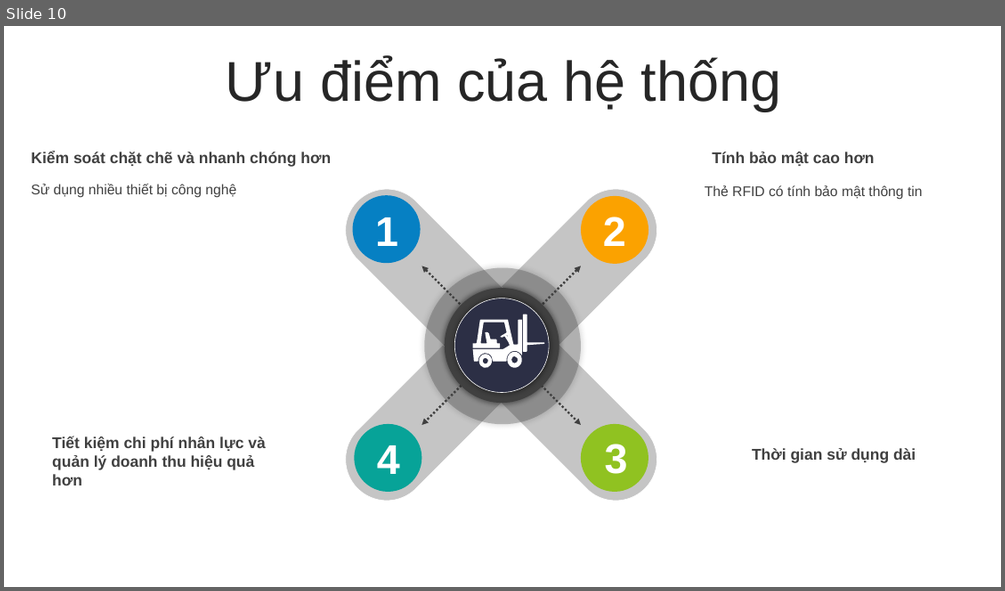
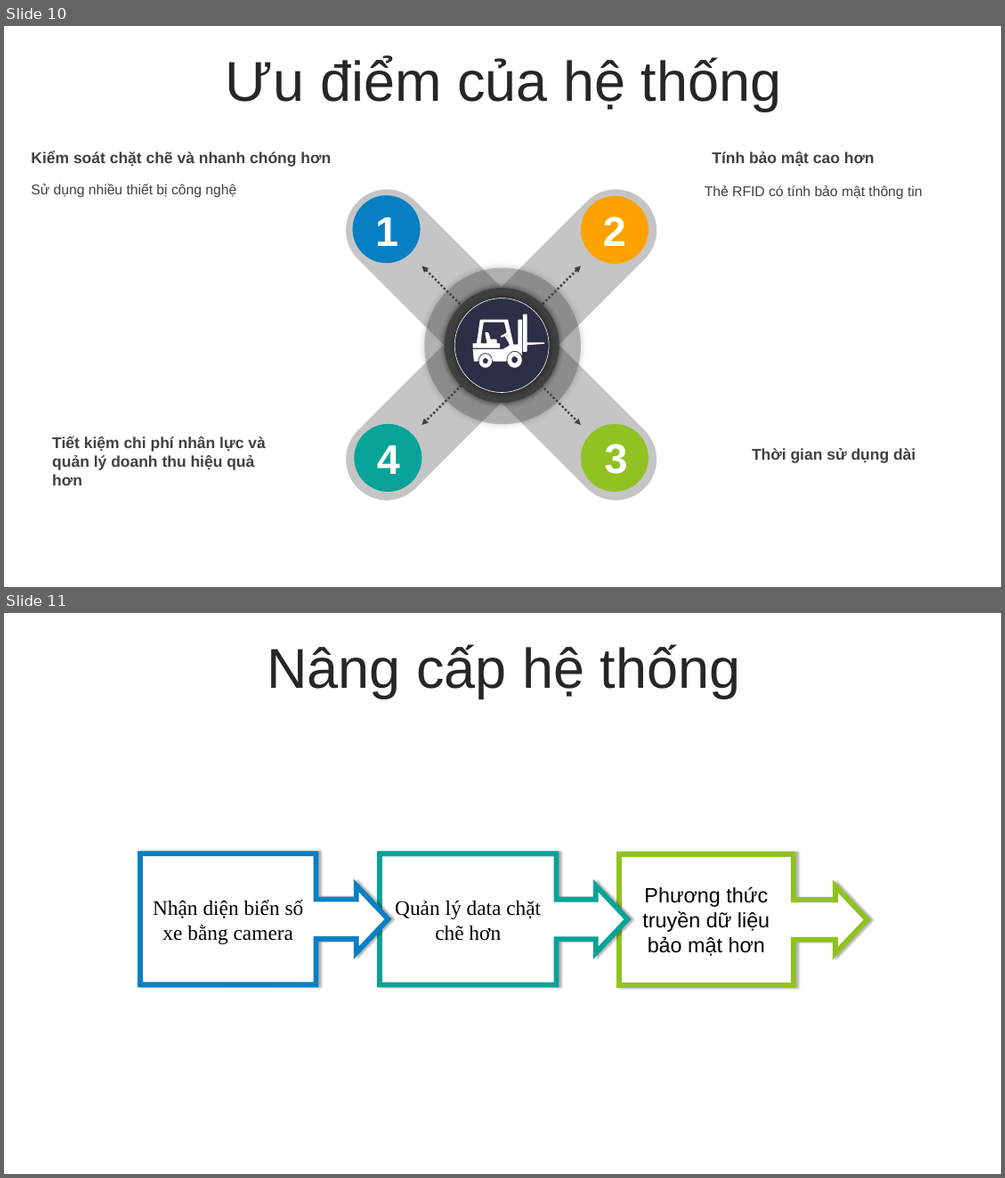
Before and after one commit to VuHuyNhatMinh/smart-parking-lot, a slide deck: hệ thống quản lý bãi đỗ xe ô tô.pptx. Shown one above the other, each under a label of ours: slide 10 before the commit, slides 10 and 11 after it. The pictures are 1005x591 and 1005x1178 pixels, drawn with LibreOffice and Linux fonts; fonts in the diff are those of the drawing. Boxes give left, top, right and bottom in pixels: in the first picture for what was removed or moved away, otherwise in the second. Text is boxed around its words. In the diff, an @@ line names an element or a change of style, - is before the commit and + after.

```diff
--- a/hệ thống quản lý bãi đỗ xe ô tô.pptx
+++ b/hệ thống quản lý bãi đỗ xe ô tô.pptx
@@ slide 11 added at (x1=4, y1=613, x2=1001, y2=1174), background #FFFFFF @@
@@ text added at (x1=267, y1=644, x2=741, y2=698), 54 pt, text #262626 @@
+Nâng cấp hệ thống
@@ right arrow callout added at (x1=140, y1=854, x2=388, y2=985), fill #FFFFFF, outline #0680C3 5 pt, 20 pt, text #000000 @@
+Nhận diện biển số xe bằng camera
@@ right arrow callout added at (x1=380, y1=854, x2=628, y2=985), fill #FFFFFF, outline #07A398 5 pt, 20 pt, text #000000 @@
+Quản lý data chặt chẽ hơn
@@ right arrow callout added at (x1=619, y1=854, x2=867, y2=985), fill #FFFFFF, outline #90C221 5 pt, 20 pt, text #000000 @@
+Phương thức truyền dữ liệu bảo mật hơn
```
Also in this commit, not shown: 1 slide changed, 1 slide removed.
